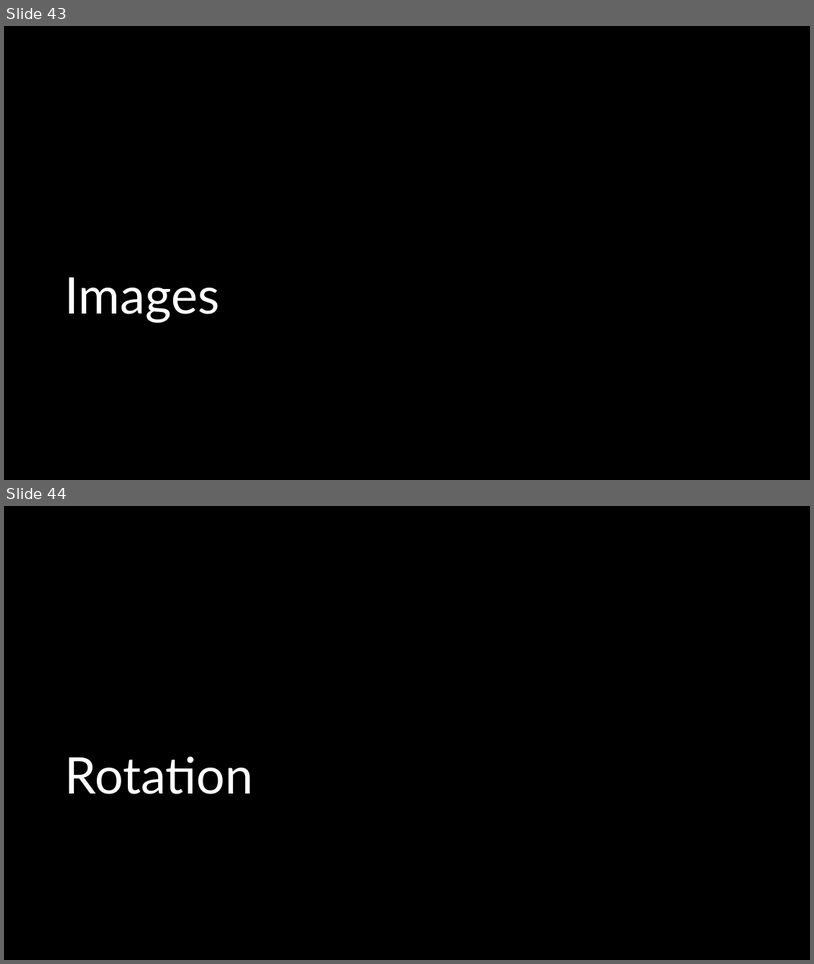
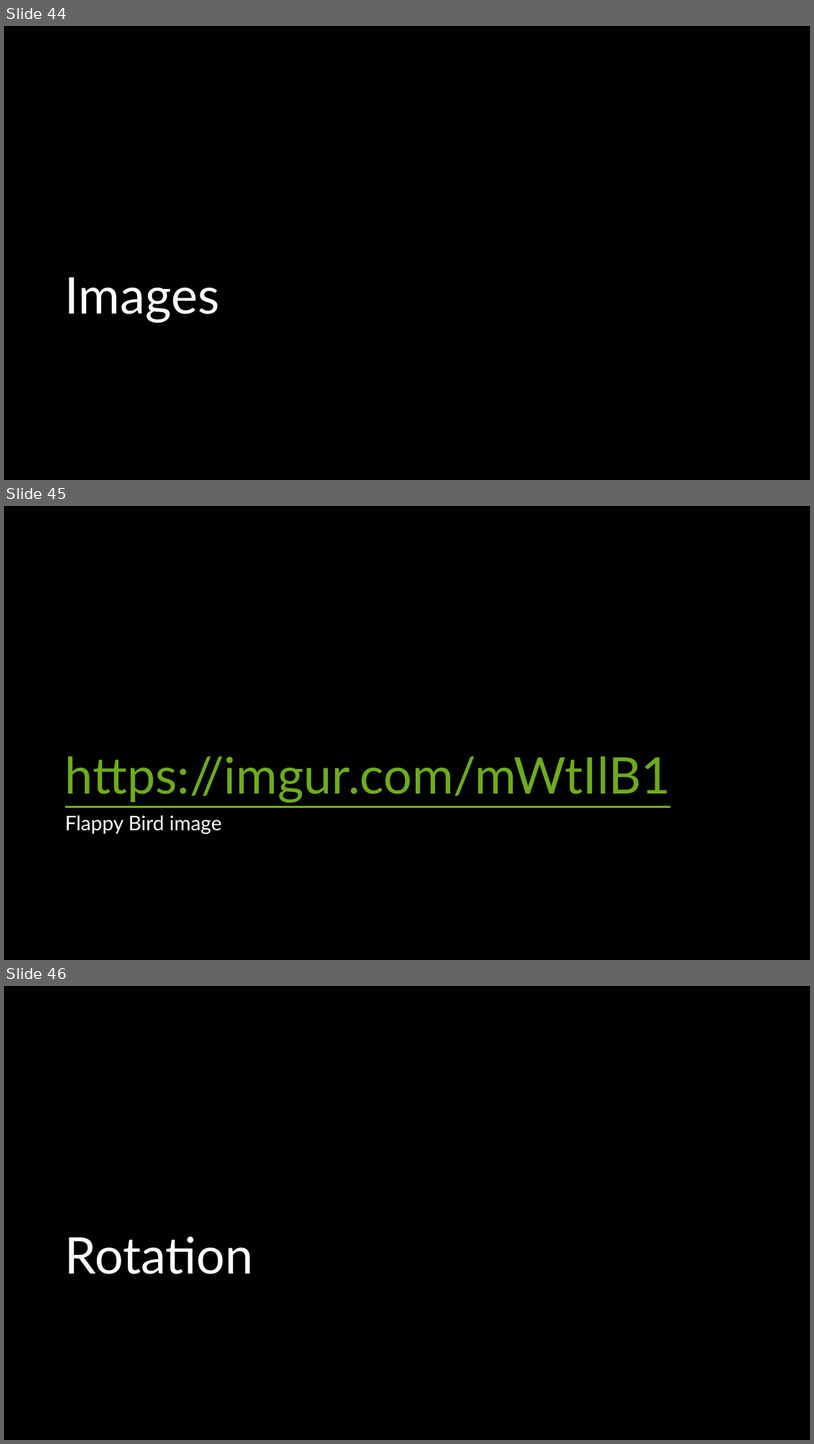
Before and after one commit to crhallberg/IMM120, a slide deck: Presentations/Class 04 – Sept 25.pptx. Shown one above the other, each under a label of ours: slides 43 and 44 before the commit, slides 44, 45 and 46 after it. The pictures are 814x964 and 814x1444 pixels, drawn with LibreOffice and Linux fonts; fonts in the diff are those of the drawing. Boxes give left, top, right and bottom in pixels: in the first picture for what was removed or moved away, otherwise in the second. Text is boxed around its words. In the diff, an @@ line names an element or a change of style, - is before the commit and + after.

```diff
--- a/Presentations/Class 04 – Sept 25.pptx
+++ b/Presentations/Class 04 – Sept 25.pptx
@@ slide 45 added at <box>4,506,810,960</box>, background #000000 @@
@@ title added at <box>65,756,671,803</box>, 60 pt, text #6EAC1C, underline @@
+https://imgur.com/mWtIlB1
@@ text added at <box>65,815,222,834</box>, 24 pt, text #FFFFFF @@
+Flappy Bird image
@@ what was slide 43 is now slide 44 @@
@@ what was slide 44 is now slide 46 @@
```
Also in this commit, not shown: 4 slides changed, 1 other slide added, 8 other files.
